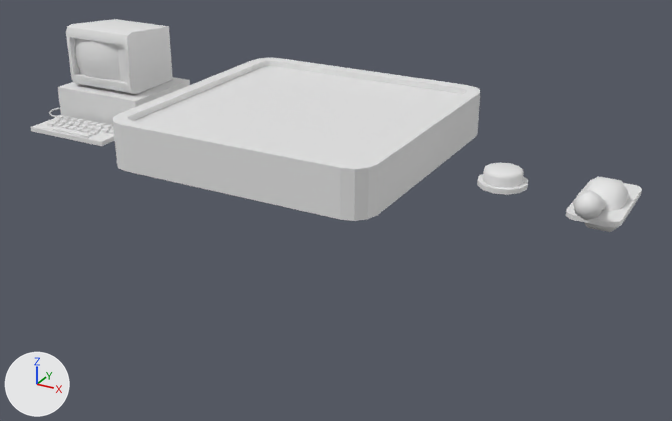
An edit to the FBX model Gaming Capstone Project/Assets/Art/Models/CommsDownAssets.fbx, drawn before and after from the same camera.
The view is the same before and after, from a 50 mm camera at (9.83, -16.5, 6.91) aimed at (0.49, 0.48, -1.58). Arrows for +X, +Y and +Z are at lower left; the lights stay in place. Where no turn or scale is listed for an object, it has been applied to the vertices.

Before the edit, the objects in view are built like this:
```python
ob_big_fan = bpy.data.objects.new('Big Fan', me_cube_001)
ob_big_fan.location = (0.0, 0.0, 0.0)
ob_big_fan_blades = bpy.data.objects.new('Big Fan Blades', me_cylinder_003)
ob_big_fan_blades.location = (0.0, 0.0, 0.0)
ob_big_fan_center = bpy.data.objects.new('Big Fan Center', me_cylinder_001)
ob_big_fan_center.location = (0.0, 0.0, 0.0)
ob_button = bpy.data.objects.new('Button', me_cylinder)
ob_button.location = (4.5, 0.0, 0.0)
ob_cube = bpy.data.objects.new('Cube', me_cube_004)
ob_cube.location = (-5.0, 0.0, 0.0)
ob_lever = bpy.data.objects.new('Lever', me_cube_003)
ob_lever.location = (6.5, 0.0, 0.0)
ob_lever_base = bpy.data.objects.new('Lever Base', me_cube_002)
ob_lever_base.location = (6.5, 0.0, 0.0)
```
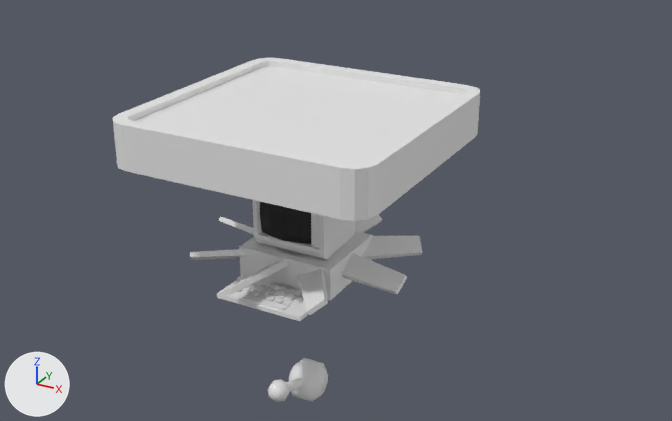
Location of each change, (x1, y1, x2, y2) in pixels of the pictures (672 x 421 px):
'Cube', recoloured, moved: before (31, 19, 190, 146); after (217, 200, 373, 321)
'Big Fan Blades', moved (not visible before): after (190, 215, 422, 315)
'Lever', moved: before (573, 176, 629, 232); after (268, 358, 328, 402)
'Button', moved (not visible afterwards): before (477, 162, 528, 195)
'Lever Base', moved: before (566, 179, 642, 228); after (273, 281, 296, 291)
'Big Fan Center', moved (not visible before): after (277, 247, 304, 256)
part 1 of me_cube_004, recoloured: before (75, 38, 121, 80); after (260, 202, 311, 244)

What changed in the scene script:
```text
Add mat_sock_002:
    mat_sock_002 = principled_material('Sock.002')
    mat_sock_002.base_color = (0.8, 0.8, 0.8)  # white #e7e7e7
Add mat_material_001:
    mat_material_001 = principled_material('Material.001')
    mat_material_001.base_color = (0.0, 0.0, 0.0)  # black #000000
Change me_cube_004:
    where me_cube_004.from_pydata(...)  # 297 vertices, 224 faces; spans x -1.17..1.17, y -2.08..1.0, z 0.0..2.2
    used by ob_cube; location = (-5.0, 0.0, 0.0)
    me_cube_004 part 1: all 16 faces centred in x -0.65..0.41, y -0.84..-0.69, z 1.14..1.85 switch from no material to mat_material_001 (black #000000)
    add me_cube_004.materials.append(mat_sock_002)  # white #e7e7e7
Change ob_big_fan_blades:
    ob_big_fan_blades.location: (0.0, 0.0, 0.0) -> (0.0, 0.0, -3.0)
Change ob_cube:
    ob_cube.location: (-5.0, 0.0, 0.0) -> (0.0, 0.0, -3.0)
Change ob_lever_base:
    ob_lever_base.location: (6.5, 0.0, 0.0) -> (0.0, 0.0, -3.0)
Change ob_button:
    ob_button.location: (4.5, 0.0, 0.0) -> (0.0, 0.0, -3.0)
Change ob_lever:
    ob_lever.location: (6.5, 0.0, 0.0) -> (0.0, 0.0, -6.0)
Change ob_big_fan_center:
    ob_big_fan_center.location: (0.0, 0.0, 0.0) -> (0.0, 0.0, -3.0)
```
